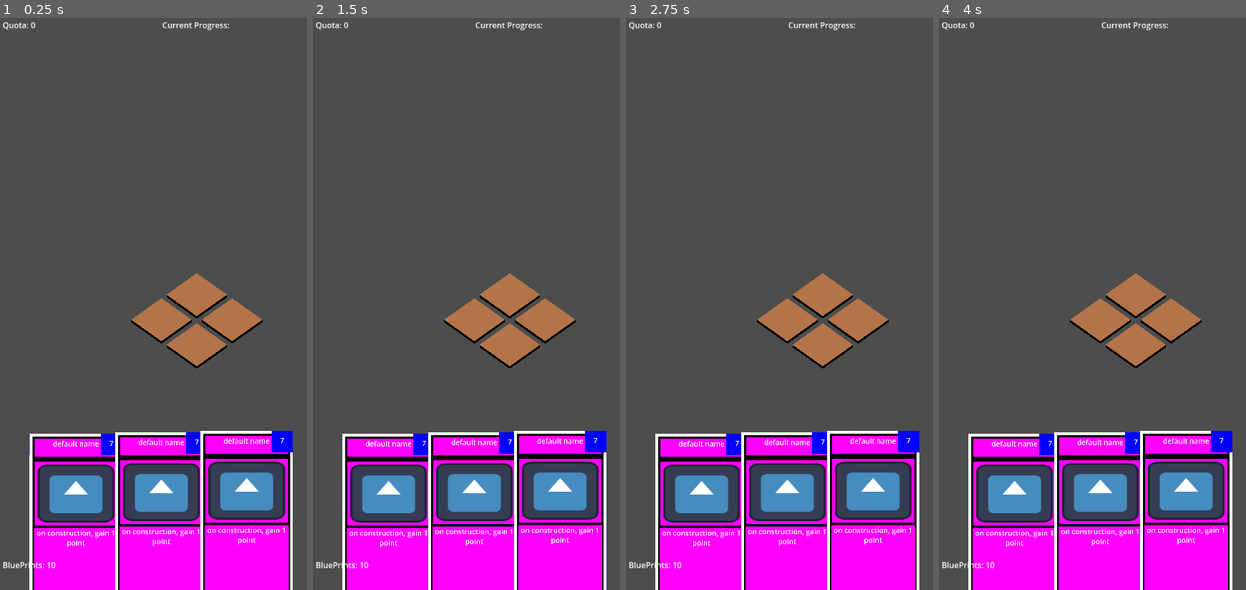
Above: before the commit, frames 1-4 (left to right).
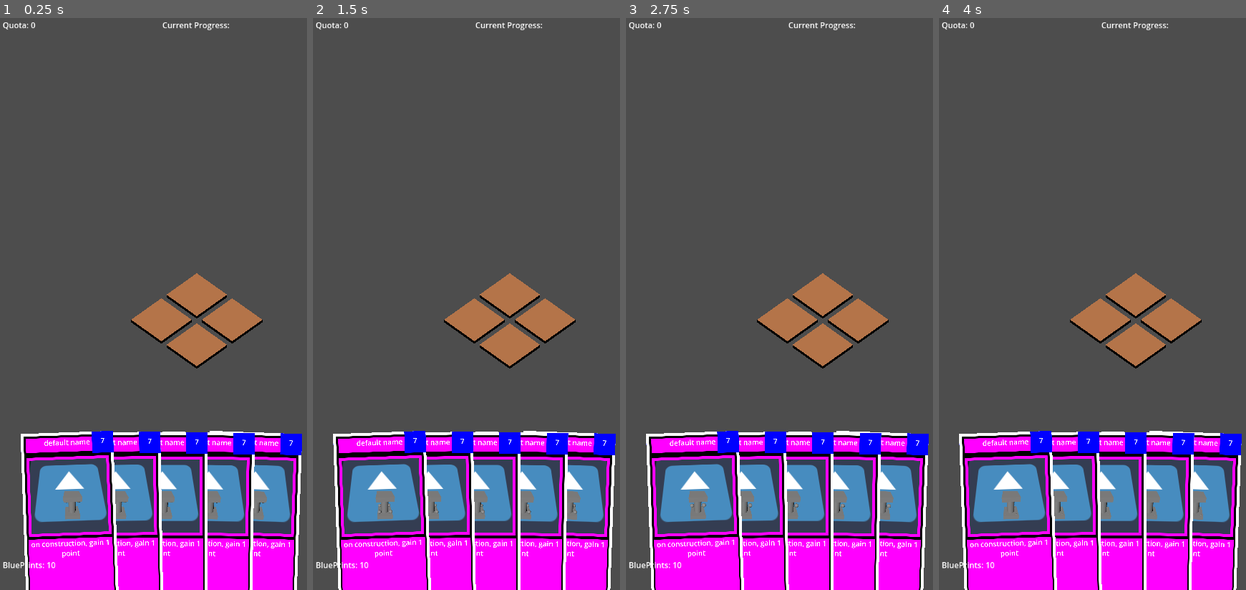
Above: after the commit, the same moments.

Repository: MannyFluss/AlienArchitect
Game: Godot game, scene res://main.tscn
Two runs of this game, one before a commit and one after it. Both use one fixed random seed, a clock stepped at 60 frames per second and the inputs below. The engine's default icon, where the game draws it, is replaced by a stand-in: a white triangle on a blue panel in a dark square.
Inputs (mouse positions are in pixels of both pictures, inside the frame that each line leads up to):
- Up to frame 1 (0.25 s): no input
- Up to frame 2 (1.5 s): move the mouse to (546, 275) at 0.52 s; press the mouse at (546, 275) at 0.53 s; tap Enter at 1.25 s; move the mouse to (408, 332) at 1.27 s; release the mouse at (408, 332) at 1.28 s; click (408, 332) at 1.35 s
- Up to frame 3 (2.75 s): tap Space at 2 s; move the mouse to (819, 178) at 2.02 s; press the mouse at (819, 178) at 2.03 s
- Up to frame 4 (4 s): tap Enter at 2.75 s; move the mouse to (1083, 418) at 2.77 s; release the mouse at (1083, 418) at 2.78 s; click (1083, 418) at 2.85 s; tap Space at 3.5 s; move the mouse to (1196, 389) at 3.52 s; press the mouse at (1196, 389) at 3.53 s

The runs differ from the first frame. In frame 1, 14% of the frame differs, in the area x 6-99%, y 72-100%; in frame 2, 14%; in frame 3, 14%; in frame 4, 14%.

Commit message:
added 3D cards

Diff:
--- a/Prefabs/Buildings/DefaultBuilding/DefaultBuilding.tscn
+++ b/Prefabs/Buildings/DefaultBuilding/DefaultBuilding.tscn
@@ -18,4 +18,7 @@
 
 [node name="Tile" parent="PlaceHolders" index="0" instance_placeholder="res://Prefabs/Tiles/Tile.tscn"]
 
-[node name="SampleBuilding" parent="PlaceHolders" index="1" instance=ExtResource("2_yc0k2")]
+[node name="SampleBuilding" parent="PlaceHolders" index="1" instance_placeholder="res://Temp/Building.tscn"]
+
+[node name="PlaceHolderLight" parent="PlaceHolders" index="2"]
+transform = Transform3D(0.672405, 0.53372, -0.51285, 0.0561698, 0.654077, 0.75434, 0.738049, -0.536028, 0.409826, 0, 0, 0)
--- a/Prefabs/Card/Card.gd
+++ b/Prefabs/Card/Card.gd
@@ -19,6 +19,9 @@
 
 func _ready() -> void:
 	var myBuildingInstance : Building = myBuildingScene.instantiate() as Building
+	$cardArtRendering.own_world_3d = true
+
+
 	if myBuildingInstance is Building:
 		setCardGraphics(myBuildingInstance.myResource)
 		myBuildingInformation = myBuildingInstance.myResource.duplicate(true)
@@ -34,6 +37,11 @@
 	%DescriptorLabel.text = "[center]"+res.description
 	#%ArtTexture to be implemented
 	%TitleLabel.text = "[center]"+res.name
+	var modelDuplicate : Node3D = res.Model.duplicate().instantiate() as Node3D
+	print("duplicate time")
+
+	%ModelMarker.add_child(modelDuplicate)
+
 #implement animation here for destruction
 func destroy()->void:
 	myStatus = cardStatus.DELETING
@@ -55,11 +63,17 @@
 
 func highlight()->void:
 	var myTween : Tween = get_tree().create_tween()
+	myTween.set_parallel()
 	myTween.tween_property($CardRender,"scale",Vector3(1.2,1.2,1.2),.05).set_ease(Tween.EASE_IN)
+	myTween.tween_property($CardRender,"rotation",Vector3.ZERO,.05).set_ease(Tween.EASE_IN)
+
 
 func unhighlight()->void:
 	var myTween : Tween = get_tree().create_tween()
+	myTween.set_parallel()
 	myTween.tween_property($CardRender,"scale",Vector3(1.0,1.0,1.0),.05).set_ease(Tween.EASE_OUT)
+	myTween.tween_property($CardRender,"rotation",Vector3.ZERO,.05).set_ease(Tween.EASE_IN)
+
 
 func SelectCard(selectorNode : Node3D)->void:
 	reparent(selectorNode)
--- a/Prefabs/Card/Card.tscn
+++ b/Prefabs/Card/Card.tscn
@@ -10,6 +10,9 @@
 
 [sub_resource type="ViewportTexture" id="ViewportTexture_00inl"]
 viewport_path = NodePath("CanvasLayer/CardGraphics/SubViewportContainer/SubViewport")
+
+[sub_resource type="ViewportTexture" id="ViewportTexture_6k4ni"]
+viewport_path = NodePath("cardArtRendering")
 
 [node name="Card" type="Area3D"]
 script = ExtResource("1_20rij")
@@ -174,7 +177,7 @@
 unique_name_in_owner = true
 custom_minimum_size = Vector2(0, 136.61)
 layout_mode = 2
-texture = ExtResource("4_yuo5t")
+texture = SubResource("ViewportTexture_6k4ni")
 
 [node name="DescriptorContainer" type="MarginContainer" parent="CanvasLayer/CardGraphics/SubViewportContainer/SubViewport/Control/Control/MarginContainer/VBoxContainer"]
 layout_mode = 2
@@ -221,5 +224,27 @@
 [node name="SpotLight3D" type="SpotLight3D" parent="."]
 transform = Transform3D(1, 0, 0, 0, 0.835107, 0.550087, 0, -0.550087, 0.835107, 0, 9.33272, 10.8202)
 
+[node name="cardArtRendering" type="SubViewport" parent="."]
+
+[node name="CardArtScene" type="Node3D" parent="cardArtRendering"]
+transform = Transform3D(1, 0, 0, 0, 1, 0, 0, 0, 1, 40, 0, 0)
+
+[node name="ArtCamera" type="Camera3D" parent="cardArtRendering/CardArtScene"]
+transform = Transform3D(1, 0, 0, 0, 0.899878, 0.436142, 0, -0.436142, 0.899878, -0.190479, 2.89845, 2.78909)
+size = 5.979
+
+[node name="Sprite3D" type="Sprite3D" parent="cardArtRendering/CardArtScene"]
+transform = Transform3D(14.8068, 0, 0, 0, 11.5689, 9.24127, 0, -9.24127, 11.5689, 0, 0, -7.203)
+texture = ExtResource("4_yuo5t")
+
+[node name="ModelMarker" type="Marker3D" parent="cardArtRendering/CardArtScene"]
+unique_name_in_owner = true
+gizmo_extents = 1.0
+
+[node name="DefaultBuilding" parent="cardArtRendering/CardArtScene/ModelMarker" instance_placeholder="res://Prefabs/Buildings/DefaultBuilding/DefaultBuilding.tscn"]
+
+[node name="DirectionalLight3D" type="DirectionalLight3D" parent="cardArtRendering/CardArtScene"]
+transform = Transform3D(-0.531085, -0.795375, -0.292108, 0.486616, -0.568528, 0.66331, -0.693652, 0.21013, 0.688979, -4.09387, 2.64787, 2.38112)
+
 [connection signal="mouse_entered" from="." to="." method="_on_mouse_entered"]
 [connection signal="mouse_exited" from="." to="." method="_on_mouse_exited"]
--- a/Prefabs/Deck/Deck.gd
+++ b/Prefabs/Deck/Deck.gd
@@ -16,10 +16,17 @@
 	addCardToDeck(generateCard(debugBuilding))
 	addCardToDeck(generateCard(debugBuilding))
 	addCardToDeck(generateCard(debugBuilding))
+	addCardToDeck(generateCard(debugBuilding))
+	addCardToDeck(generateCard(debugBuilding))
+	addCardToDeck(generateCard(debugBuilding))
+
 
 	drawRandomCardToHand()
 	drawRandomCardToHand()
 	drawRandomCardToHand()
+	drawRandomCardToHand()
+	drawRandomCardToHand()
+
 
 func drawRandomCardToHand()->void:
 	if emptyDeck(): return
--- a/Prefabs/PlayerController/PlayerController.tscn
+++ b/Prefabs/PlayerController/PlayerController.tscn
@@ -25,6 +25,9 @@
 [node name="PlayerHand" parent="." instance=ExtResource("2_6mrj6")]
 transform = Transform3D(0.707107, 0.5, -0.5, 0, 0.707107, 0.707107, 0.707107, -0.5, 0.5, -10, -5, 10)
 
+[node name="Spacer" parent="PlayerHand" index="0"]
+rotation_angle = null
+
 [connection signal="InputHeld" from="InputComponent" to="." method="_on_input_component_input_held"]
 [connection signal="InputPressed" from="InputComponent" to="." method="_on_input_component_input_pressed"]
 [connection signal="InputReleased" from="InputComponent" to="." method="_on_input_component_input_released"]
--- a/Prefabs/PlayerHand/PlayerHand.tscn
+++ b/Prefabs/PlayerHand/PlayerHand.tscn
@@ -10,3 +10,4 @@
 script = ExtResource("1_e2gib")
 spacing = Vector3(10, 0, 0)
 center_align = true
+rotation_angle = -16.905
--- a/Temp/Building.tscn
+++ b/Temp/Building.tscn
@@ -66,8 +66,3 @@
 amount = 1
 process_material = SubResource("ParticleProcessMaterial_lwhyw")
 draw_pass_1 = SubResource("SphereMesh_l5atq")
-
-[node name="Camera3D" type="Camera3D" parent="Node3D"]
-transform = Transform3D(0.707107, 0.5, -0.5, 0, 0.707107, 0.707107, 0.707107, -0.5, 0.5, -3, 6, 0)
-projection = 1
-size = 10.0
--- a/components/3DHbox/3DHbox.gd
+++ b/components/3DHbox/3DHbox.gd
@@ -1,4 +1,3 @@
-@tool
 extends Node3D
 class_name Hbox3D
 
@@ -6,22 +5,35 @@
 var spacing : Vector3 = Vector3(1, 0, 0)
 
 @export
-var center_align:bool=false
+var center_align: bool = false
 
-func _enter_tree()->void:
+# New export variable for rotation angle in degrees
+@export
+var rotation_angle: float = 10.0  # Rotation angle in degrees between each child
+
+func _enter_tree() -> void:
 	update_positions()
 
-func _process(delta:float)->void:
+func _process(delta: float) -> void:
 	update_positions()
 
-func update_positions()->void:
+func update_positions() -> void:
 	var offset := Vector3.ZERO
 	var num_children := get_child_count()
 
 	if center_align and num_children > 0:
 		offset = -spacing * (num_children - 1) / 2.0
 
+	# Calculate the total rotation to start from the first child
+	var total_rotation_offset:float = rotation_angle * (num_children - 1) / 2.0
+
 	for i in range(num_children):
 		var child := get_child(i)
 		if child is Node3D:  # Make sure the child is a 3D node
-			child.position = lerp(child.position,offset + spacing * i,.3)
+			child.position = lerp(child.position, offset + spacing * i, .3)
+
+			# Apply rotation to fan out like cards
+			# Assuming the rotation is around the Y-axis
+			var rotation_d:float = -total_rotation_offset + rotation_angle * i
+			var rotation_radians:float = deg_to_rad(rotation_d)
+			child.rotation.z = lerp(child.rotation.z, rotation_radians, .3)
--- a/main.tscn
+++ b/main.tscn
@@ -20,7 +20,8 @@
 current = true
 
 [node name="Spacer" parent="PlayerController/PlayerHand" index="0"]
-spacing = Vector3(6, 0.1, 0.1)
+spacing = Vector3(3.225, 0, -1.57)
+rotation_angle = -1.0
 
 [node name="GameState" type="Node" parent="."]
 script = ExtResource("4_pnmwi")
Not shown: 1 places in Prefabs/Card/Card.tscn that only renumber resources
